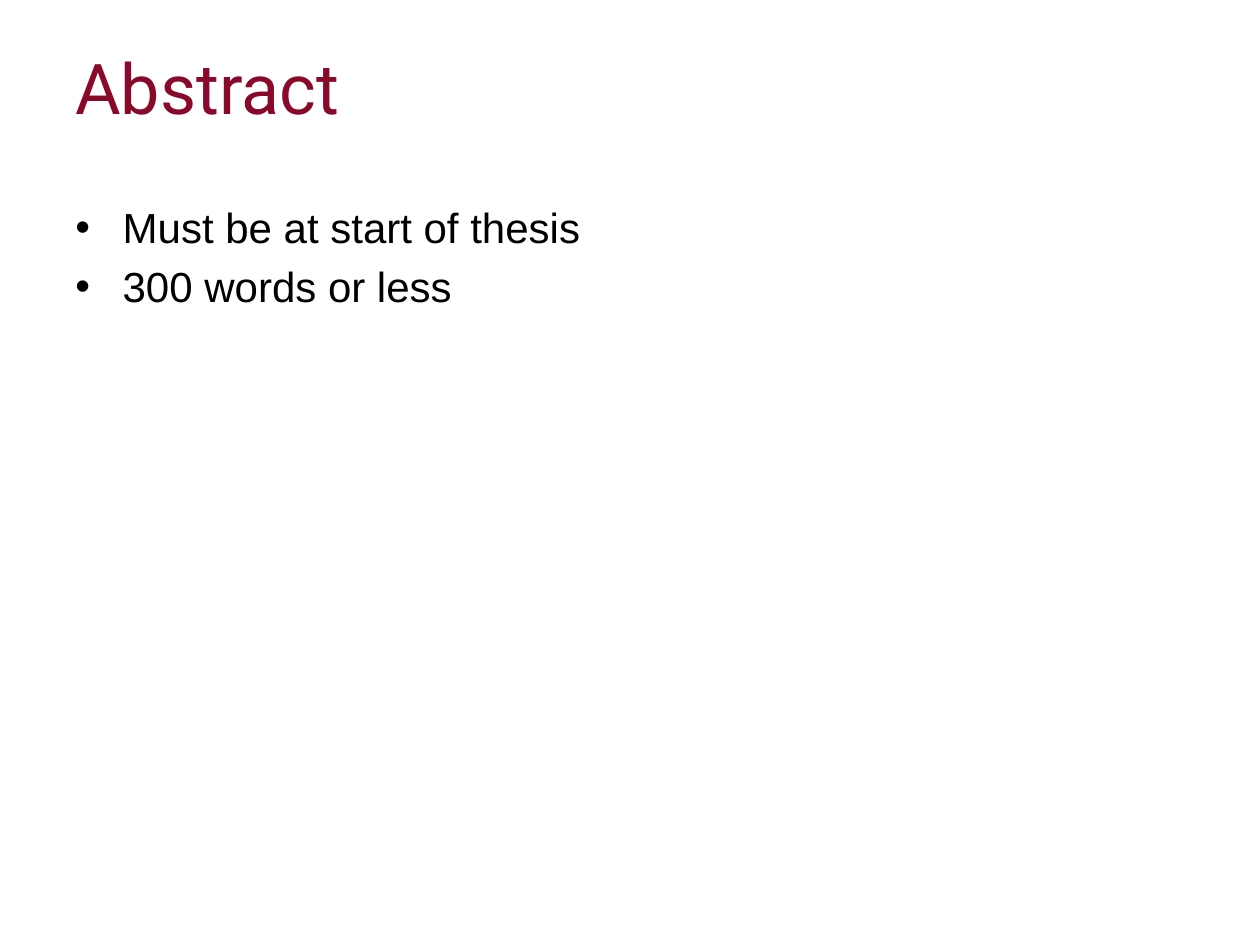
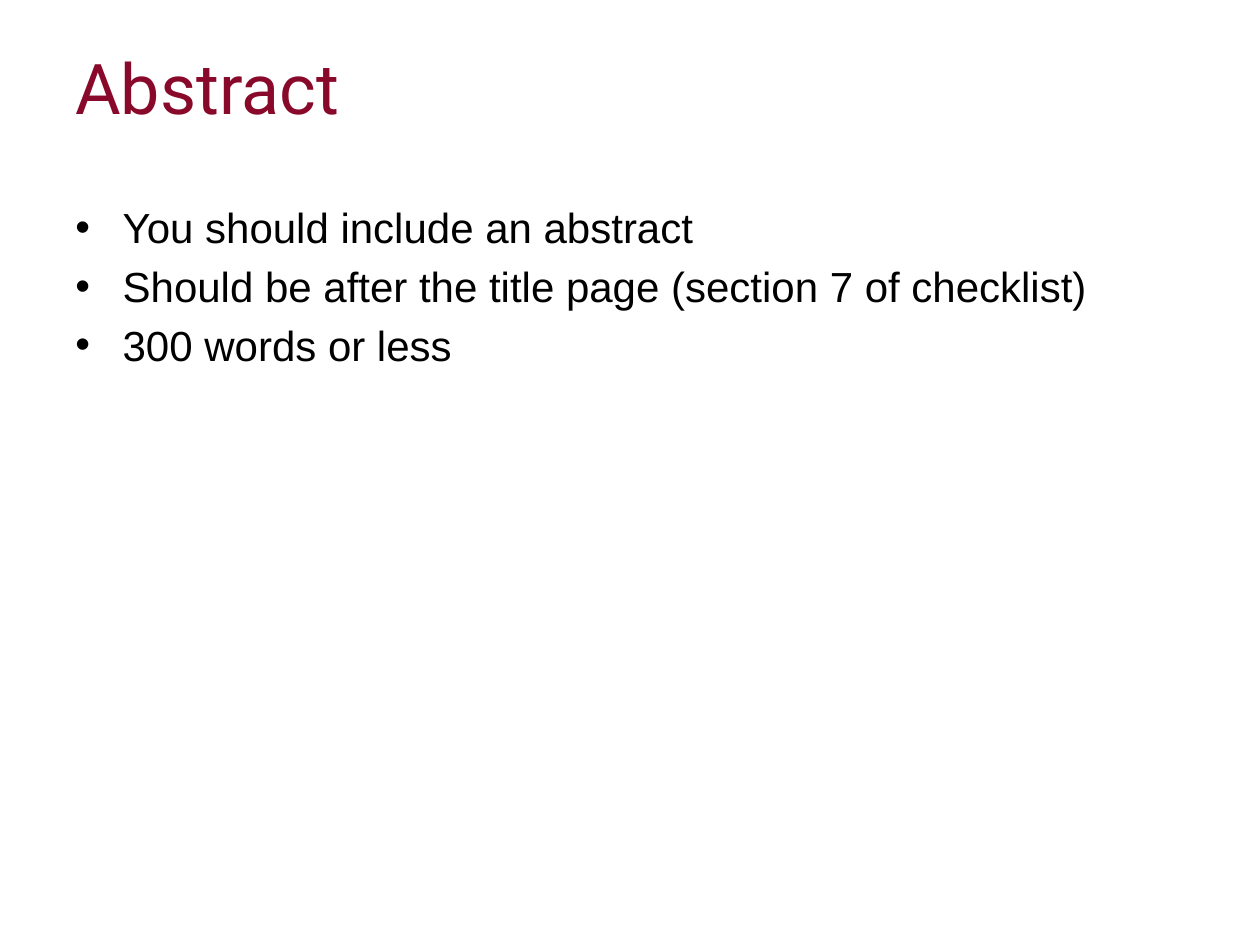
Before and after one commit to ImperialCollegeLondon/RCDS-writing-theses-in-latex, a slide deck: slide 14 of Writing Theses in Latex Slides.pptx (slide 16 before the commit). Drawn at 1260x945 pixels with LibreOffice and Linux fonts; fonts in the diff are those of the drawing; background and template pictures are left out. Boxes give left, top, right and bottom in pixels: in the first picture for what was removed or moved away, otherwise in the second. Text is boxed around its words. In the diff, an @@ line names an element or a change of style, - is before the commit and + after.

```diff
--- a/Writing Theses in Latex Slides.pptx
+++ b/Writing Theses in Latex Slides.pptx
@@ text at [123, 212, 1086, 310]: text changed @@
-• Must be at start of thesis
+• You should include an abstract
+• Should be after the title page (section 7 of checklist)
```
Also in this commit, not shown: 13 other slides changed.
